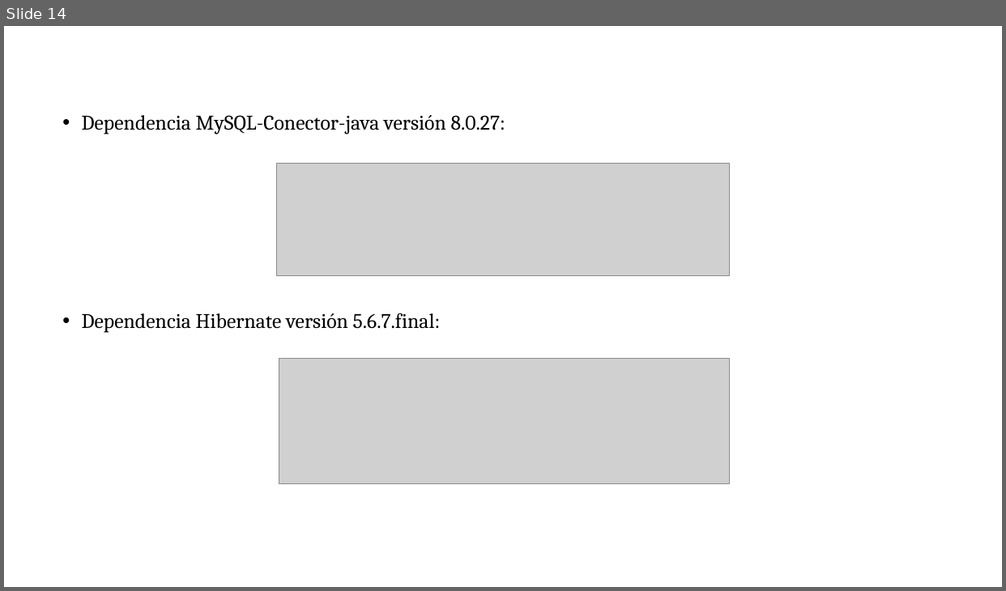
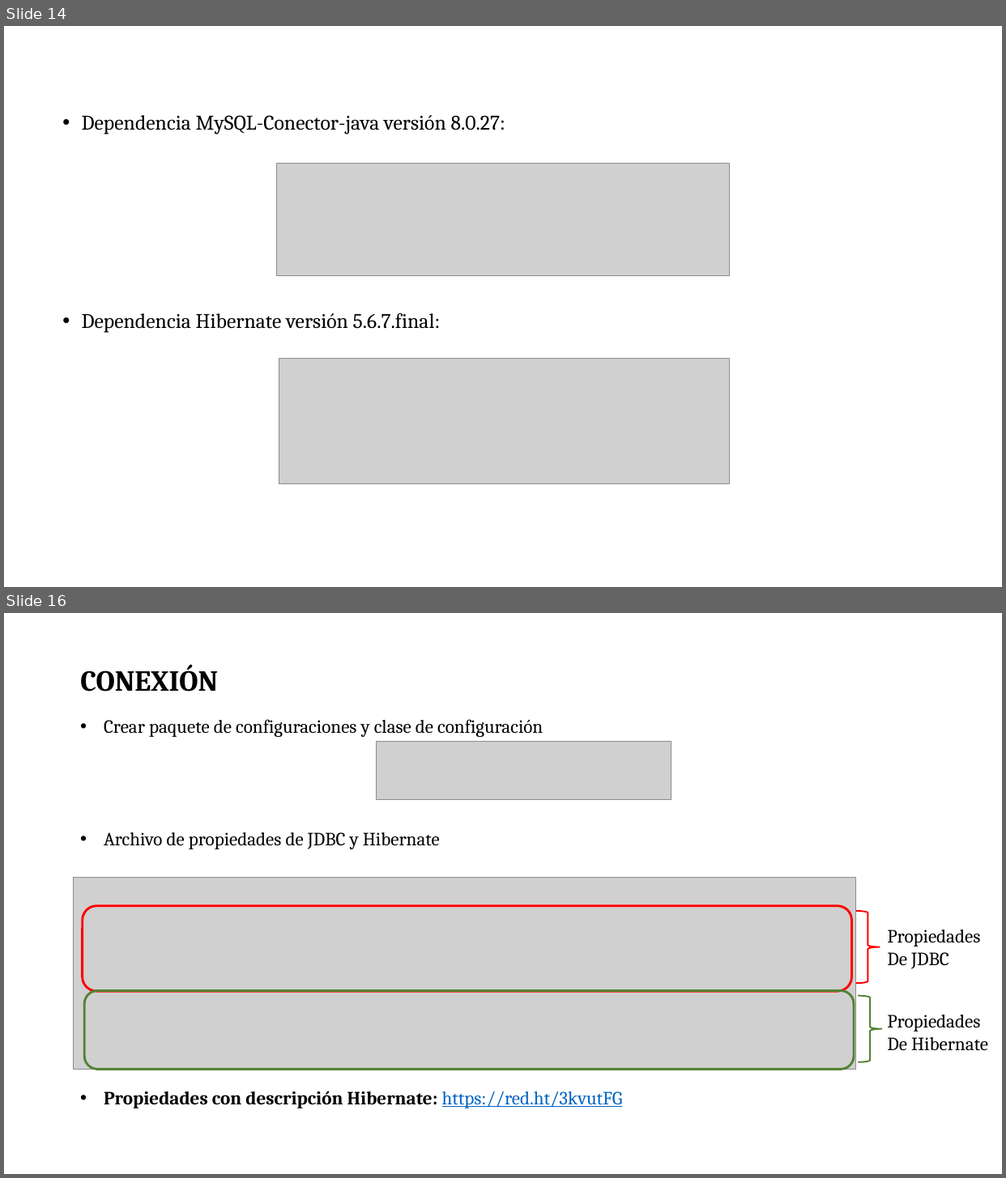
Before and after one commit to soycperez/persistencia-spring-framework, a slide deck: Persistencia con JDBC.pptx. Shown one above the other, each under a label of ours: slide 14 before the commit, slides 14 and 16 after it; the slides between them are not shown. The pictures are 1006x591 and 1006x1178 pixels, drawn with LibreOffice and Linux fonts; fonts in the diff are those of the drawing; grey boxes stand for pictures; background and template pictures are left out. Boxes give left, top, right and bottom in pixels: in the first picture for what was removed or moved away, otherwise in the second. Text is boxed around its words. In the diff, an @@ line names an element or a change of style, - is before the commit and + after.

Commit message:
Modificacion teorica sobre clases Hibernate

```diff
--- a/Persistencia con JDBC.pptx
+++ b/Persistencia con JDBC.pptx
@@ slide 16 added at (4,613,1002,1174), background picture (left out) @@
@@ title added at (80,664,218,692), 28 pt, text #000000, bold @@
+CONEXIÓN
@@ text added at (104,719,543,737), 18 pt, text #000000 @@
+• Crear paquete de configuraciones y clase de configuración
@@ picture added at (377,741,671,799) @@
@@ text added at (104,833,440,850), 18 pt, text #000000 @@
+• Archivo de propiedades de JDBC y Hibernate
@@ picture added at (73,878,856,1070) @@
@@ rounded rectangle added at (83,906,852,992), outline #FF0000 2.25 pt @@
@@ right brace added at (856,911,880,983), outline #FF0000 1.5 pt @@
@@ text added at (887,930,980,969), 18 pt, text #000000 @@
+Propiedades
+De JDBC
@@ rounded rectangle added at (84,991,854,1070), outline #548235 2.25 pt @@
@@ right brace added at (859,996,882,1063), outline #548235 1.5 pt @@
@@ text added at (887,1015,988,1051), 18 pt, text #000000 @@
+Propiedades
+De Hibernate
@@ text added at (104,1091,623,1109), 18 pt, text #000000, bold @@
+• Propiedades con descripción Hibernate: https://red.ht/3kvutFG
```
Also in this commit, not shown: 1 slide changed, 3 other slides added.
